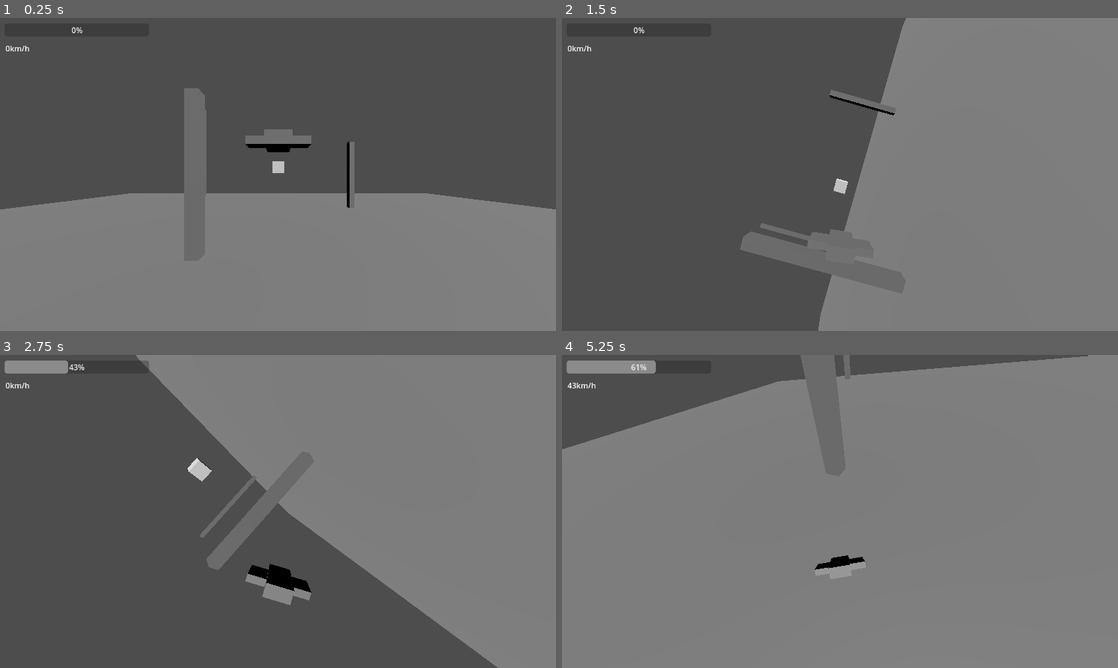
Above: before the commit, frames 1-4 (two rows, left to right).
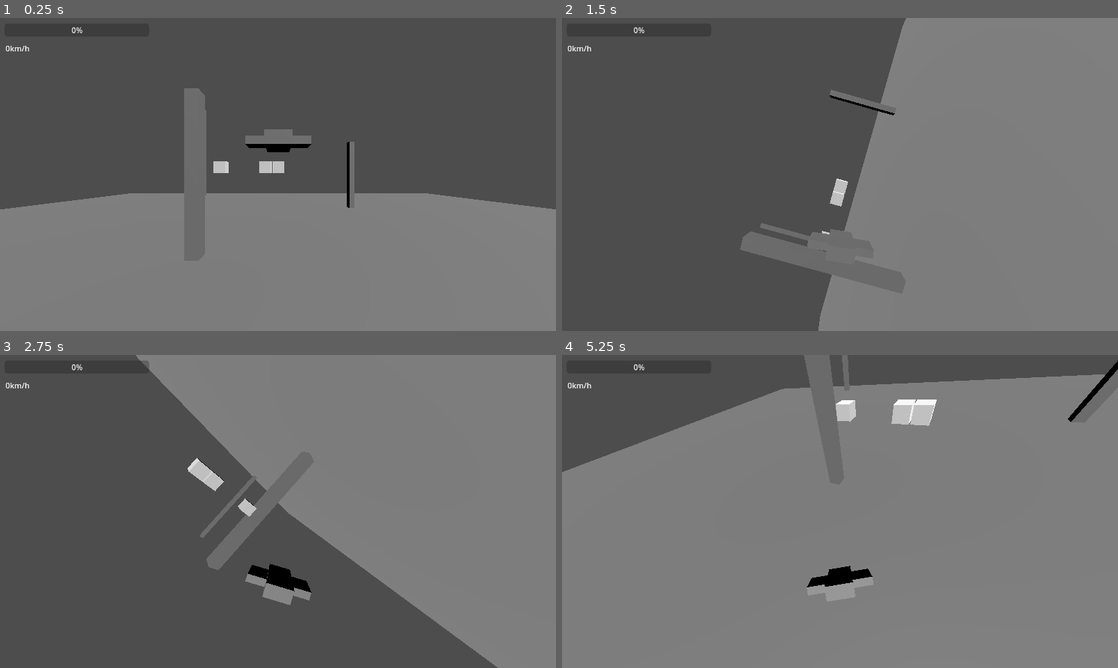
Above: after the commit, the same moments.

Repository: DnumdeYevoc/Plane-Game
Game: Godot game, scene res://game.tscn
The game is run twice, just before and just after one commit, with the same random seed, the same clock (stepped at 60 frames per second) and the same inputs.
Inputs (mouse positions are in pixels of both pictures, inside the frame that each line leads up to):
- Up to frame 1 (0.25 s): no input
- Up to frame 2 (1.5 s): move the mouse to (962, 158) at 0.52 s; hold E (roll_right) 0.53-1.28 s; click (962, 158) at 0.6 s; tap Space (shoot, bound only before the commit) at 0.8, 1.35 s; move the mouse to (728, 190) at 1.27 s; hold W (pitch_down) from 1.28 s (still down)
- Up to frame 3 (2.75 s): click (166, 527) at 1.55 s; move the mouse to (333, 442) at 2.02 s; release W (pitch_down) at 2.03 s; hold E (roll_right) from 2.03 s (still down); click (333, 442) at 2.1 s; tap Space (shoot, bound only before the commit) at 2.3 s
- Up to frame 4 (5.25 s): move the mouse to (812, 574) at 2.77 s; release E (roll_right) at 2.78 s; hold S (pitch_up) 2.78-3.53 s; tap Space (shoot, bound only before the commit) at 2.85, 3.8, 5.1 s; click (812, 574) at 3.05 s; move the mouse to (1006, 558) at 3.52 s; hold Shift (turbo, bound only before the commit) 3.53-4.28 s; hold Q (roll_left) 3.53-5.03 s; move the mouse to (673, 464) at 4.27 s; click (673, 464) at 4.35 s; move the mouse to (867, 511) at 5.02 s; hold W (pitch_down) from 5.03 s (still down)

The runs differ from the first frame. In frame 1, 0.2% of the frame differs, in the area x 38-49%, y 45-50%; in frame 2, 0.1%; in frame 3, 0.8%; in frame 4, 7.4%, in the area x 0-100%, y 0-79%.

Commit message:
Added shapes to hit scan shooting, started pivot shooting

Diff:
--- a/finalproject/game.tscn
+++ b/finalproject/game.tscn
@@ -49,3 +49,9 @@
 
 [node name="OtherPlayer" parent="." instance=ExtResource("2_e2o6t")]
 transform = Transform3D(2, 0, 0, 0, 2, 0, 0, 0, 2, 0, 19.9806, -20.6267)
+
+[node name="OtherPlayer2" parent="." instance=ExtResource("2_e2o6t")]
+transform = Transform3D(2, 0, 0, 0, 2, 0, 0, 0, 2, -2.2035, 19.9806, -20.6267)
+
+[node name="OtherPlayer3" parent="." instance=ExtResource("2_e2o6t")]
+transform = Transform3D(2, 0, 0, 0, 2, 0, 0, 0, 2, -9.90426, 19.9806, -20.6267)
--- a/finalproject/other_player.gd
+++ b/finalproject/other_player.gd
@@ -1,8 +1,11 @@
 extends CharacterBody3D
 @onready var mesh: MeshInstance3D = $MeshInstance3D
-var material :Material
+var material :StandardMaterial3D
 var d_cooldown := 0
+
 func _ready() -> void:
+	mesh.mesh = BoxMesh.new()
+	mesh.mesh.surface_set_material(0,StandardMaterial3D.new())
 	material = mesh.mesh.surface_get_material(0)
 func hit(damage):
 	#health -= damage
--- a/finalproject/other_player.tscn
+++ b/finalproject/other_player.tscn
@@ -1,15 +1,12 @@
-[gd_scene load_steps=5 format=3 uid="uid://djt0rltwg8ngs"]
+[gd_scene load_steps=4 format=3 uid="uid://djt0rltwg8ngs"]
 
 [ext_resource type="Script" uid="uid://wld0nh20bnq3" path="res://other_player.gd" id="1_udq41"]
 
 [sub_resource type="BoxShape3D" id="BoxShape3D_fsqd6"]
 
-[sub_resource type="StandardMaterial3D" id="StandardMaterial3D_8mr3g"]
+[sub_resource type="BoxMesh" id="BoxMesh_lv2yf"]
 
-[sub_resource type="BoxMesh" id="BoxMesh_lv2yf"]
-material = SubResource("StandardMaterial3D_8mr3g")
-
-[node name="OtherPlayer" type="CharacterBody3D" groups=["other_players"]]
+[node name="OtherPlayer" type="CharacterBody3D" groups=["bullet_collision"]]
 script = ExtResource("1_udq41")
 
 [node name="CollisionShape3D" type="CollisionShape3D" parent="."]
--- a/finalproject/plane.tscn
+++ b/finalproject/plane.tscn
@@ -11,6 +11,8 @@
 
 [sub_resource type="BoxShape3D" id="BoxShape3D_uw3ql"]
 size = Vector3(1, 0.5, 2.07367)
+
+[sub_resource type="SphereShape3D" id="SphereShape3D_dpar4"]
 
 [node name="Plane" type="CharacterBody3D"]
 script = ExtResource("1_f3srd")
@@ -27,8 +29,10 @@
 transform = Transform3D(1, 0, 0, 0, 1, 0, 0, 0, 1, 0, 0, 0.11734)
 shape = SubResource("BoxShape3D_uw3ql")
 
-[node name="AimCast" type="RayCast3D" parent="."]
-target_position = Vector3(0, 0, -100)
+[node name="AimCast" type="ShapeCast3D" parent="."]
+transform = Transform3D(1, 0, 0, 0, 1, 0, 0, 0, 1, 0, 0, -5)
+shape = SubResource("SphereShape3D_dpar4")
+target_position = Vector3(0, 0, 0)
 
 [node name="3rdPersonCam" type="Node3D" parent="." node_paths=PackedStringArray("target")]
 transform = Transform3D(1, 0, 0, 0, 1, 0, 0, 0, 1, 0, -0.0550327, 0)
--- a/finalproject/plane_controller.gd
+++ b/finalproject/plane_controller.gd
@@ -22,6 +22,8 @@
 @export var shot_range := 1000
 @export var shot_delay := 10
 @export var shot_damage := 100
+@export var aim_assist_radius := 3
+@export var pivotable_gun := true
 
 var pitch_input := 0.0
 var yaw_input := 0.0
@@ -32,14 +34,16 @@
 @onready var cam: Camera3D = $"3rdPersonCam/Camera3D"
 @onready var turbo_meter: ProgressBar = $TurboMeter
 @onready var speed_label: Label = $Speed
-@onready var aim_cast: RayCast3D = $AimCast
+@onready var aim_cast: = $AimCast
 
 
 var target : Node3D
 var t_cooldown := 0
 var h_cooldown := 0
+var screen_center : Vector2
 
 func _ready() -> void:
+
 	cam.fov = fov
 	max_speed /= 4
 	if turbo:
@@ -47,7 +51,21 @@
 		turbo_meter.size.x= turbo_max*100
 		turbo_meter.value = 0.0
 		t_cooldown = turbo_cooldown
-	aim_cast.target_position = Vector3(0,0,-shot_range)
+
+
+	aim_cast.shape.radius = aim_assist_radius
+
+	if pivotable_gun:
+		aim_cast.position.z = 0
+	else:
+		aim_cast.position.z = 5
+		aim_cast.target_position = Vector3(0,0,-shot_range)
+
+	screen_center = cam.get_viewport().size /2.0
+	get_tree().root.size_changed.connect(_on_viewport_size_changed)
+
+func _on_viewport_size_changed():
+	screen_center = cam.get_viewport().size /2.0
 
 func get_input(delta):
 	if Input.is_action_pressed("speed_up"):
@@ -89,21 +107,25 @@
 
 	#hit scan shooting
 	#ADD VARIABLE AMOUNTS OF GUNS
-	#ADD A LITTLE AUTO AIM
+	if pivotable_gun:
+		var rel_mouse_pos = (screen_center -get_viewport().get_mouse_position())/screen_center
+		aim_cast.target_position = Vector3(-rel_mouse_pos.x, rel_mouse_pos.y,cam.position.z)
+		aim_cast.target_position*shot_range
 	if Input.is_action_just_pressed("shoot"):
 		if aim_cast.is_colliding():
-			target = aim_cast.get_collider()
+			target = aim_cast.get_collider(0)
 			h_cooldown = shot_delay
 	if h_cooldown > 0:
 		h_cooldown -=1
 
 	if h_cooldown == 1:
-		if target.is_in_group("other_players"):
-				target.hit(shot_damage)
+		if target.is_in_group("bullet_collision"):
+			target.hit(shot_damage)
 
 func _physics_process(delta: float) -> void:
 	#input
 	get_input(delta)
+
 	speed_label.text = str(int(cur_speed*4))+ "km/h"
 	#rotate
 	transform.basis = transform.basis.rotated(transform.basis.z, roll_input*roll_speed*delta)
--- a/finalproject/project.godot
+++ b/finalproject/project.godot
@@ -22,7 +22,7 @@
 
 [global_group]
 
-other_players=""
+bullet_collision=""
 
 [input]
 
@@ -68,11 +68,11 @@
 }
 turbo={
 "deadzone": 0.2,
-"events": [Object(InputEventKey,"resource_local_to_scene":fa …(140 unchanged characters)… d":false,"keycode":0,"physical_keycode":4194325,"key_label":0,"unicode":0,"location":0,"echo":false,"script":null)
+"events": [Object(InputEventKey,"resource_local_to_scene":fa …(140 unchanged characters)… d":false,"keycode":0,"physical_keycode":32,"key_label":0,"unicode":32,"location":0,"echo":false,"script":null)
 ]
 }
 shoot={
 "deadzone": 0.2,
-"events": [Object(InputEventKey,"resource_local_to_scene":false,"resource_name":"","device":-1,"window_id":0,"alt_pressed":false,"shift_pressed":false,"ctrl_pressed":false,"meta_pressed":false,"pressed":false,"keycode":0,"physical_keycode":32,"key_label":0,"unicode":32,"location":0,"echo":false,"script":null)
+"events": [Object(InputEventMouseButton,"resource_local_to_scene":false,"resource_name":"","device":-1,"window_id":0,"alt_pressed":false,"shift_pressed":false,"ctrl_pressed":false,"meta_pressed":false,"button_mask":1,"position":Vector2(87, 11),"global_position":Vector2(96, 59),"factor":1.0,"button_index":1,"canceled":false,"pressed":true,"double_click":false,"script":null)
 ]
 }
Not shown: 1 places in finalproject/plane.tscn that only renumber resources
